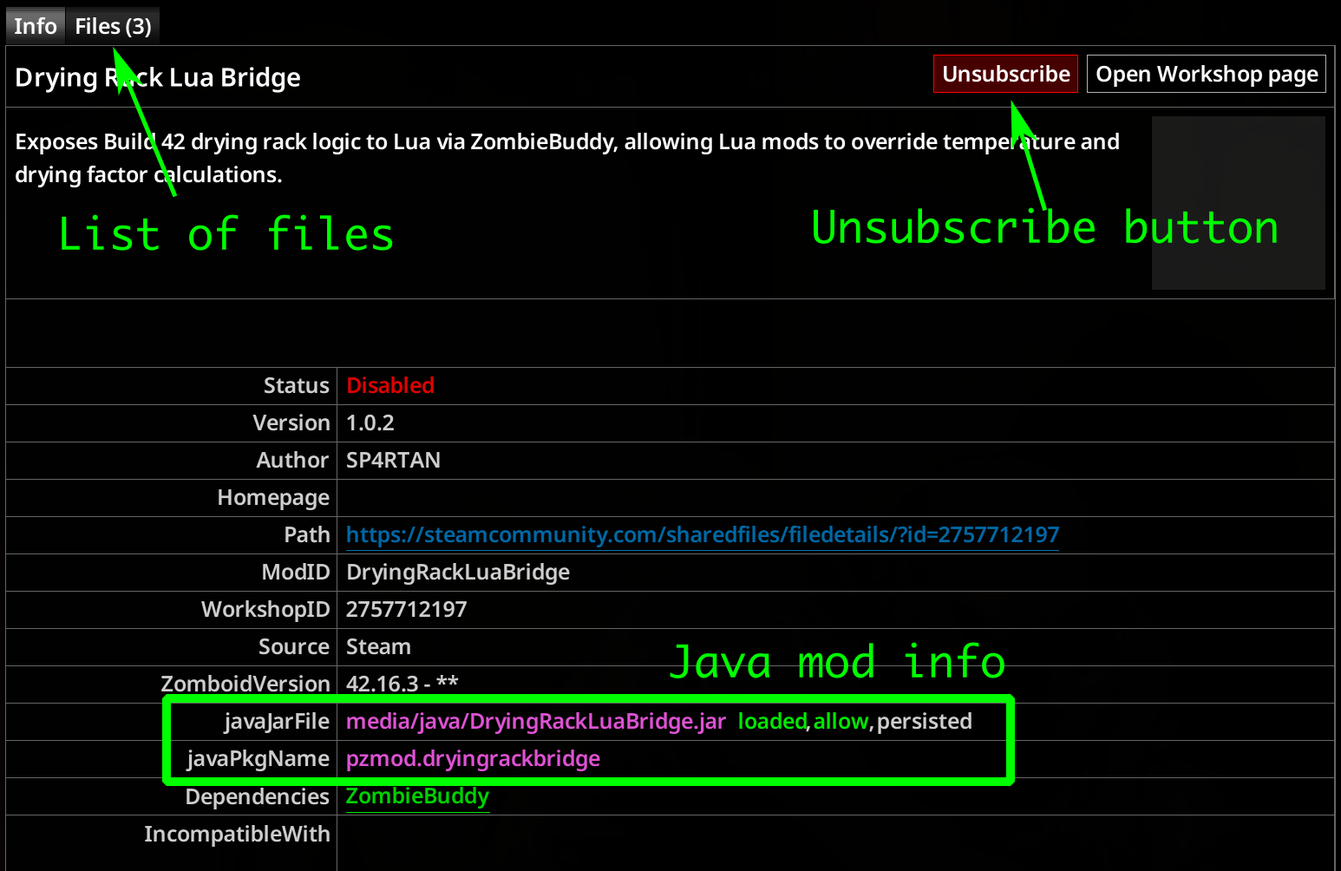
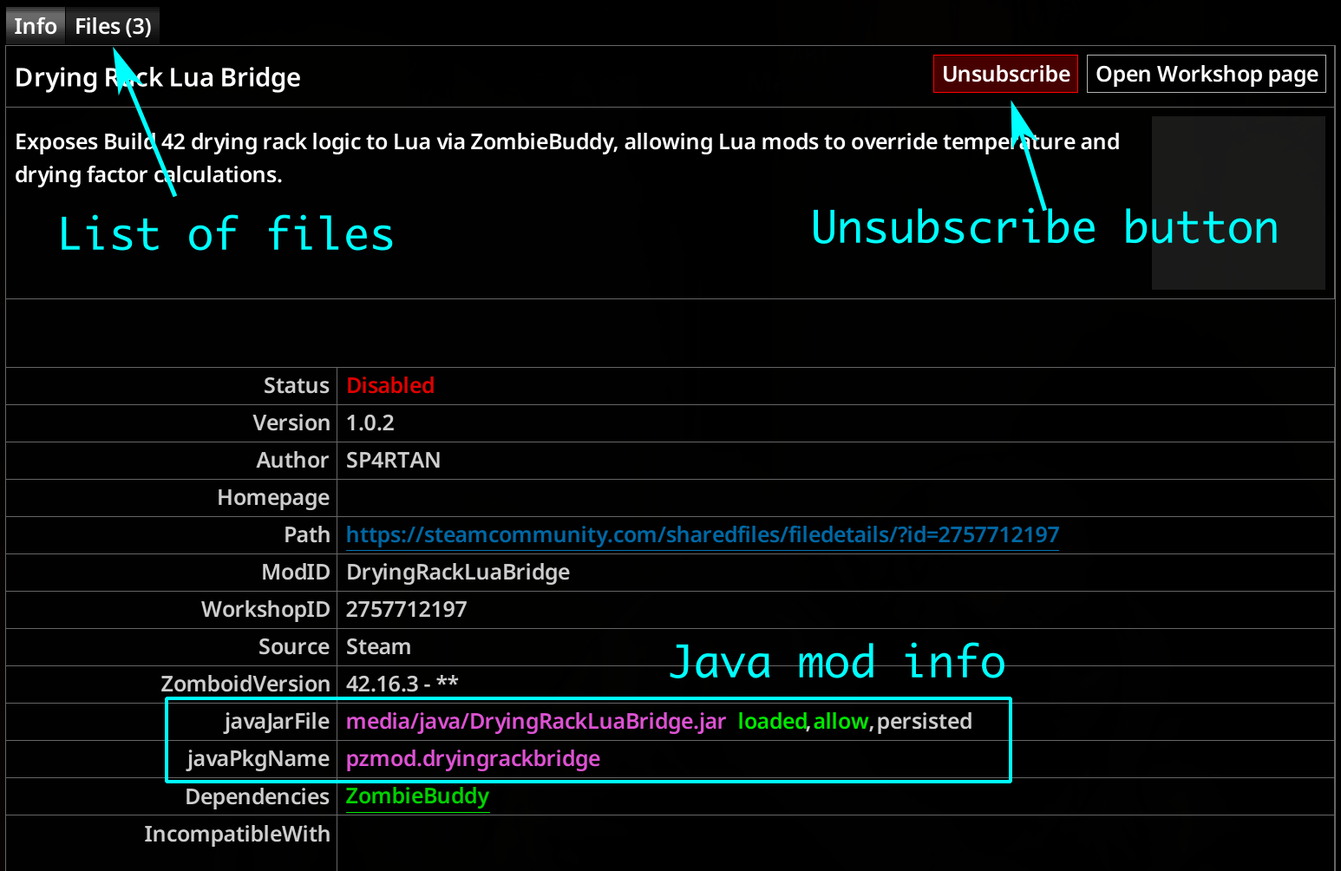
Layers edited between the first and the second 1341px x 871px image:
painted on "Background" over [61, 45, 1277, 786]
